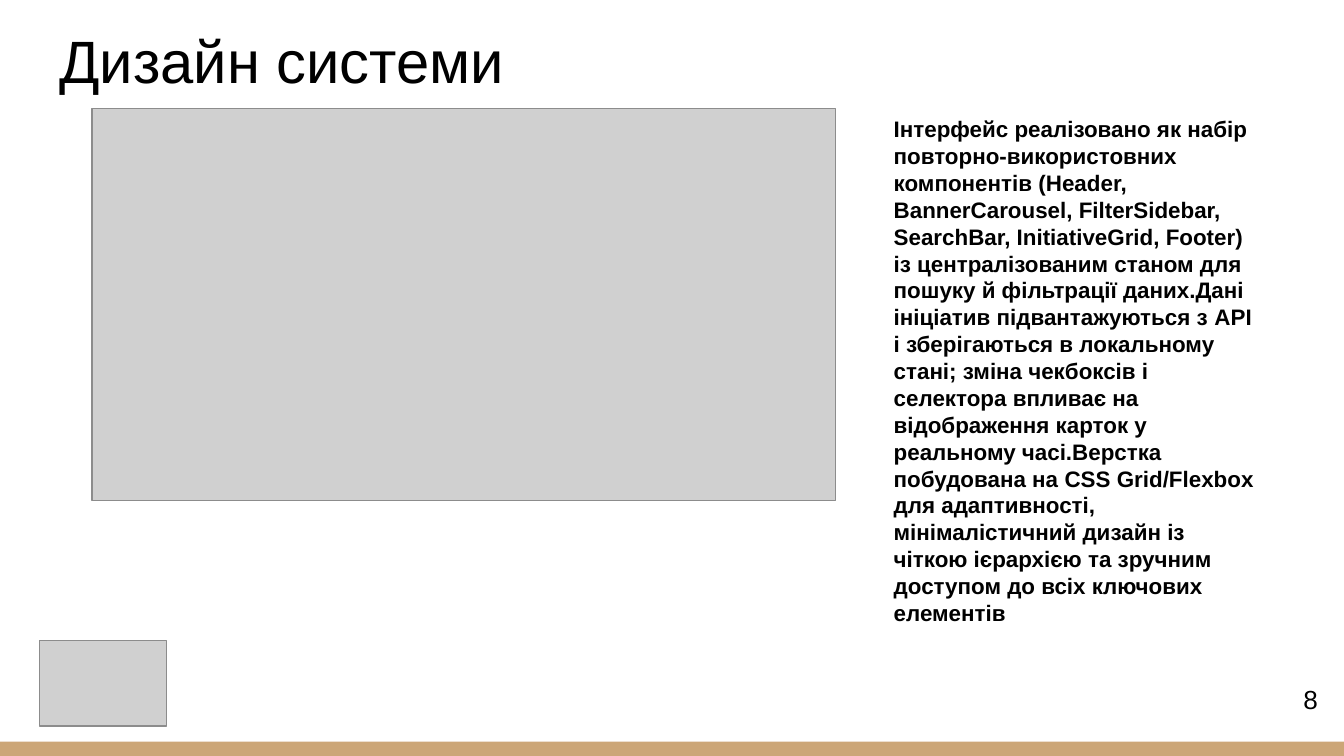
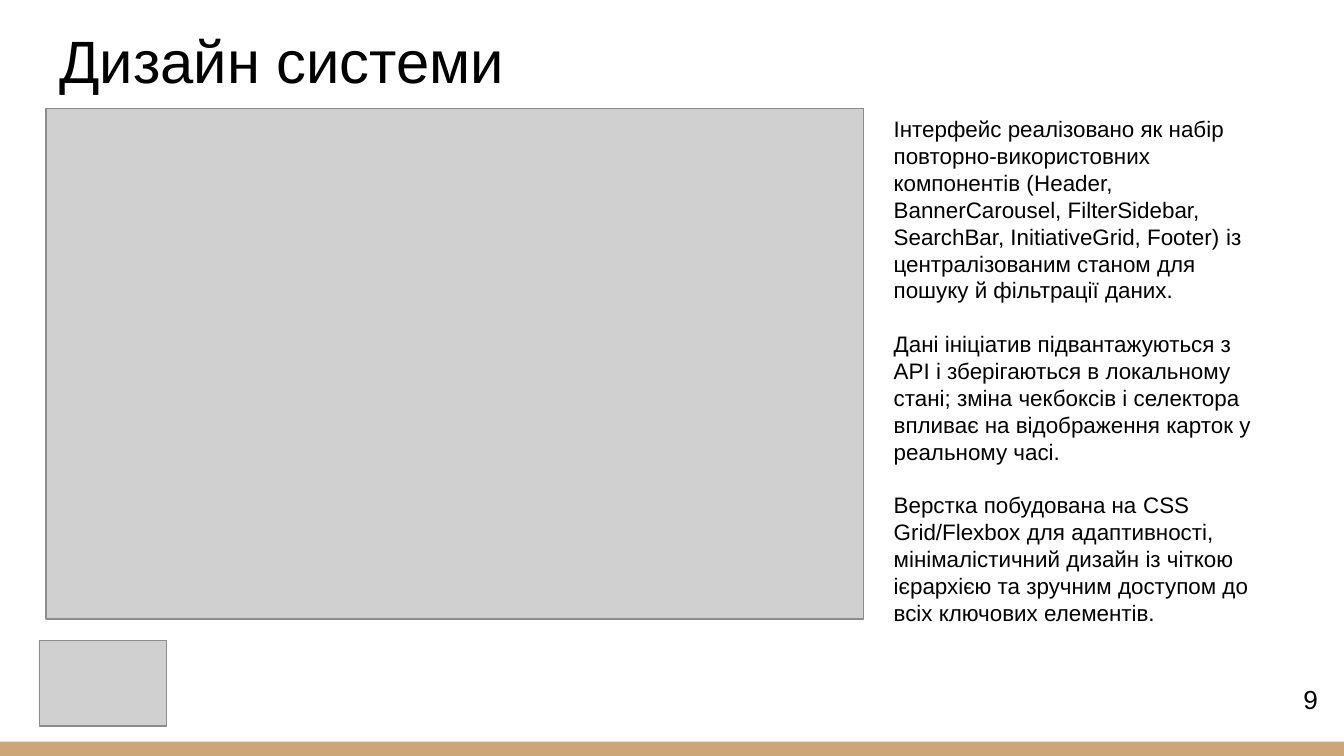
Before and after one commit to NurePakharenkoSerhii/2025_B_PI_PZPI-21-1_Pakharenko_S_O, a slide deck: slide 9 of 2025_Б_ПЗПІ-21-1_Пахаренко_С_О.pptx (slide 8 before the commit). Drawn at 1344x756 pixels with LibreOffice and Linux fonts; fonts in the diff are those of the drawing; grey boxes stand for pictures. Boxes give left, top, right and bottom in pixels: in the first picture for what was removed or moved away, otherwise in the second. Text is boxed around its words. In the diff, an @@ line names an element or a change of style, - is before the commit and + after.

```diff
--- a/2025_Б_ПЗПІ-21-1_Пахаренко_С_О.pptx
+++ b/2025_Б_ПЗПІ-21-1_Пахаренко_С_О.pptx
@@ picture: place and size @@
-picture at [91,109,835,501]
+picture at [46,109,864,620]
@@ text at [894,120,1250,622]: text changed; bold off @@
-Інтерфейс реалізовано як набір повторно-використовних компонентів (Header, BannerCarousel, FilterSidebar, SearchBar, InitiativeGrid, Footer) із централізованим станом для пошуку й фільтрації даних.Дані ініціатив підвантажуються з API і зберігаються в локальному стані; зміна чекбоксів і селектора впливає на відображення карток у реальному часі.Верстка побудована на CSS Grid/Flexbox для адаптивності, мінімалістичний дизайн із чіткою ієрархією та зручним доступом до всіх ключових елементів
+Інтерфейс реалізовано як набір повторно-використовних компонентів (Header, BannerCarousel, FilterSidebar, SearchBar, InitiativeGrid, Footer) із централізованим станом для пошуку й фільтрації даних.
+Дані ініціатив підвантажуються з API і зберігаються в локальному стані; зміна чекбоксів і селектора впливає на відображення карток у реальному часі.
+Верстка побудована на CSS Grid/Flexbox для адаптивності, мінімалістичний дизайн із чіткою ієрархією та зручним доступом до всіх ключових елементів.
@@ page number at [1303,690,1318,710]: text changed @@
-8
+9
```
Also in this commit, not shown: 8 other slides changed, 2 slides added, 1 slide removed.
